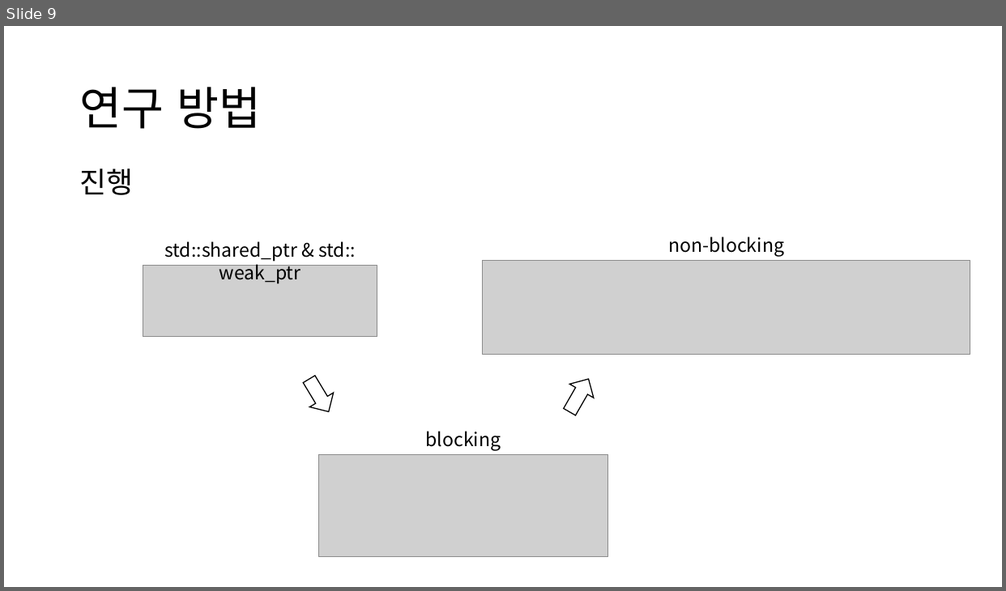
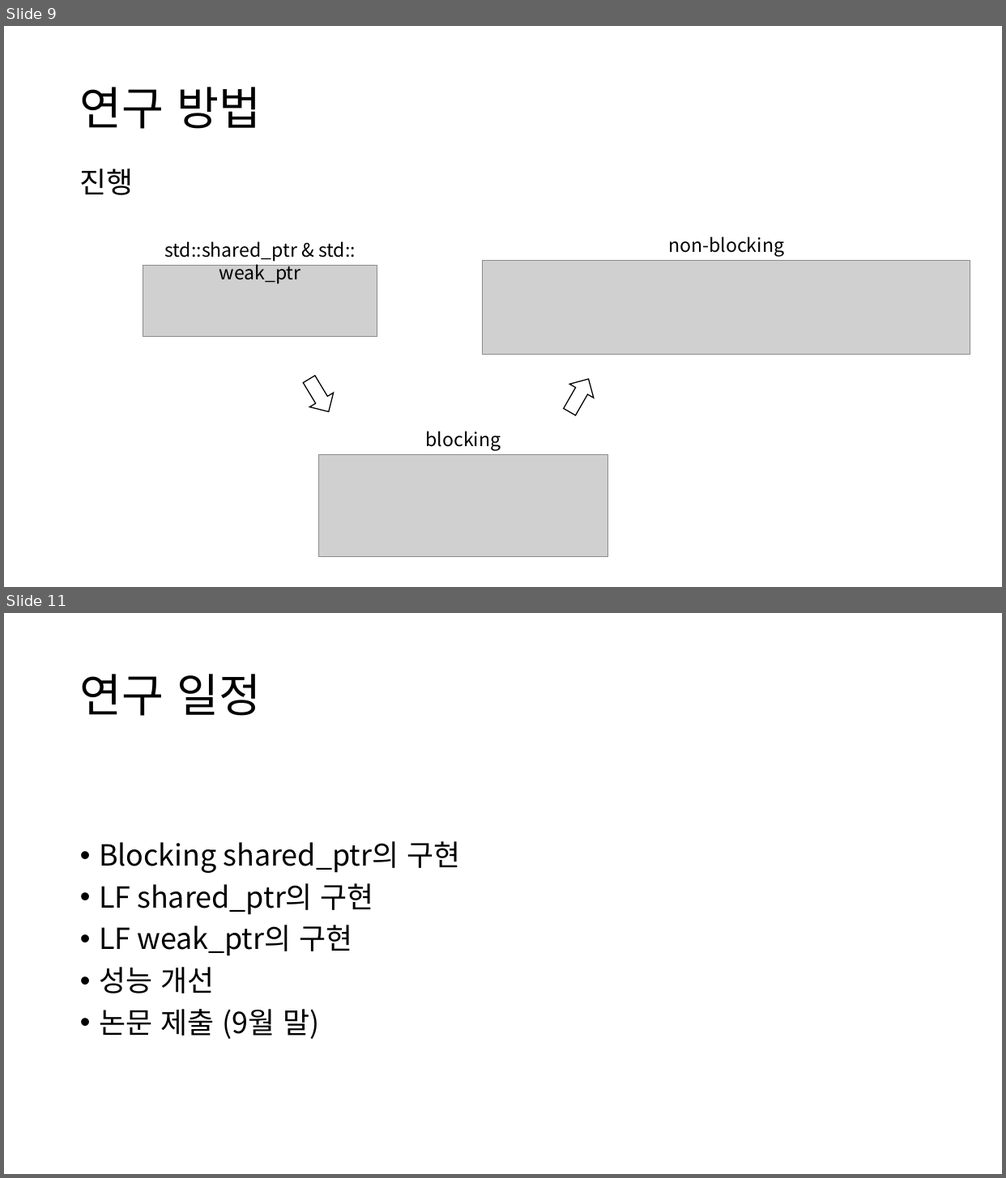
Before and after one commit to KU-t/1920-thesis, a slide deck: PPT/제안서191202ver.0.pptx. Shown one above the other, each under a label of ours: slide 9 before the commit, slides 9 and 11 after it; the slides between them are not shown. The pictures are 1006x591 and 1006x1178 pixels, drawn with LibreOffice and Linux fonts; fonts in the diff are those of the drawing; grey boxes stand for pictures. Boxes give left, top, right and bottom in pixels: in the first picture for what was removed or moved away, otherwise in the second. Text is boxed around its words. In the diff, an @@ line names an element or a change of style, - is before the commit and + after.

```diff
--- a/PPT/제안서191202ver.0.pptx
+++ b/PPT/제안서191202ver.0.pptx
@@ slide 11 added at (4, 613, 1002, 1174), background #FFFFFF @@
@@ title added at (80, 674, 262, 716), 44 pt, text #000000 @@
+연구 일정
@@ text added at (99, 841, 460, 1039), 28 pt, text #000000 @@
+• Blocking shared_ptr의 구현
+• LF shared_ptr의 구현
+• LF weak_ptr의 구현
+• 성능 개선
+• 논문 제출 (9월 말)
```
Also in this commit, not shown: 6 slides changed, 1 other slide added, 4 slides removed, 1 other file.
